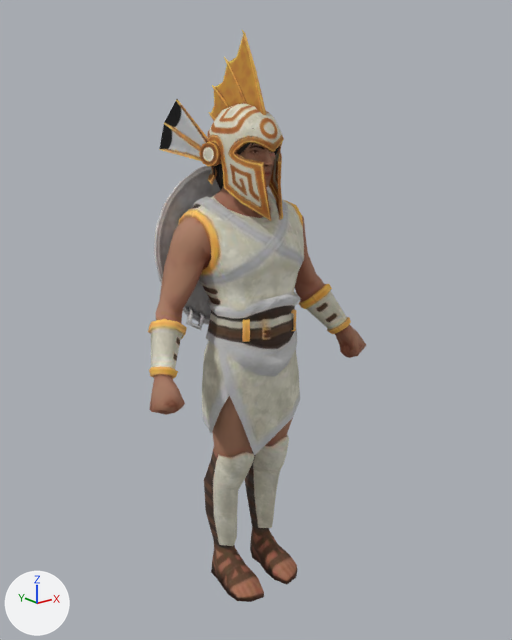
The glTF model public/assets/unit-models/122-fanatichero.glb: old version first, new version second.
Both versions are drawn from a camera (50 mm lens) standing at (-1.76, -2.23, 2.14) and looking at (0.03, 0.0, 1.24). The axes (+X, +Y, +Z) are drawn at lower left. The lights are the same throughout. The first picture is the older version. Vertices at exactly the same position are counted once.

Before the edit, the objects in view are built like this:
```python
me_mesh_0 = bpy.data.meshes.new('Mesh_0')
me_mesh_0.from_pydata(...)  # 1608 vertices, 3028 faces; spans x -0.56..0.56, y -0.19..0.33, z 0.01..2.38
# faces by material slot: [2418, 362, 248]
me_mesh_0.materials.append(mat_material_0)  # picture img_image_0
me_mesh_0.materials.append(mat_material_1)  # picture img_image_1
me_mesh_0.materials.append(mat_material_2)  # picture img_image_2
ob_mesh_0 = bpy.data.objects.new('Mesh_0', me_mesh_0)
ob_mesh_0.location = (0.0, 0.0, 0.0)
```
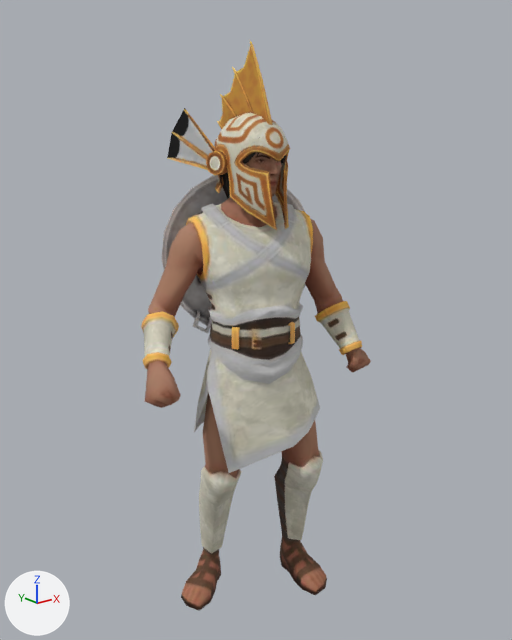
Where the change shows, as pixel boxes (x1, y1, x2, y2) in the pictures (512 x 640 px; the box of a moved part takes in the faces that stretch with it):
'Mesh_0', reshaped
    before: (148, 30, 366, 602)
    after: (141, 39, 371, 611)
part 1 of me_mesh_0, moved or reshaped (mostly hidden)
    before: (212, 143, 280, 190)
    after: (219, 137, 286, 199)
part 2 of me_mesh_0, moved or reshaped
    before: (242, 319, 250, 342)
    after: (232, 327, 240, 350)
part 3 of me_mesh_0, moved or reshaped
    before: (291, 309, 296, 331)
    after: (288, 322, 295, 344)
part 4 of me_mesh_0, moved or reshaped
    before: (159, 99, 211, 161)
    after: (167, 108, 217, 170)
part 5 of me_mesh_0, moved or reshaped
    before: (207, 30, 284, 221)
    after: (214, 39, 290, 230)
part 6 of me_mesh_0, moved or reshaped
    before: (199, 142, 221, 167)
    after: (206, 151, 227, 175)
part 7 of me_mesh_0, moved or reshaped
    before: (154, 166, 272, 330)
    after: (162, 175, 306, 333)
part 8 of me_mesh_0, moved or reshaped
    before: (148, 143, 366, 602)
    after: (141, 152, 371, 611)

Patch to the scene script:
```diff
--- a/public/assets/unit-models/122-fanatichero.glb.py
+++ b/public/assets/unit-models/122-fanatichero.glb.py
@@ me_mesh_0 @@
 # used by ob_mesh_0; location = (0.0, 0.0, 0.0)
-me_mesh_0.from_pydata(...)  # 1608 vertices, 3028 faces; spans x -0.56..0.56, y -0.19..0.33, z 0.01..2.38
+me_mesh_0.from_pydata(...)  # 1608 vertices, 3028 faces; spans x -0.56..0.46, y -0.31..0.31, z 0.01..2.35
+# me_mesh_0 part 1: the loose piece of 280 vertices spanning x -0.12..0.12, y -0.09..0.18, z 1.77..2.09 is moved by (0.02, -0.01, -0.04)
+# me_mesh_0 part 2: the loose piece of 16 vertices spanning x -0.15..-0.11, y -0.14..-0.11, z 1.22..1.31 is moved by (-0.03, 0.03, -0.03)
+# me_mesh_0 part 3: the loose piece of 16 vertices spanning x 0.09..0.12, y -0.16..-0.13, z 1.22..1.31 is moved by (-0.05, -0.04, -0.03)
+# me_mesh_0 part 4: the loose piece of 6 vertices spanning x -0.25..-0.12, y 0.07..0.27, z 1.9..2.13 is moved by (0.03, -0.01, -0.04)
+# me_mesh_0 part 5: the loose piece of 176 vertices spanning x -0.13..0.13, y -0.16..0.28, z 1.68..2.38 is multiplied about its middle by the matrix ((0.999, 0.037, 0.002), (-0.037, 0.999, 0.003), (-0.002, -0.003, 1.0)), then moved by (0.02, -0.01, -0.04)
+# me_mesh_0 part 6: the loose piece of 17 vertices spanning x -0.17..-0.11, y 0.02..0.12, z 1.88..1.98 is moved by (0.02, -0.01, -0.03)
+# me_mesh_0 part 7: the loose piece of 122 vertices spanning x -0.35..0.35, y 0.13..0.33, z 1.19..1.88 is turned -18.4 degrees about the z axis through its middle, then moved by (0.08, -0.03, -0.04)
+# me_mesh_0 part 8: 951 of 1608 vertices moved; they spanned x -0.56..0.56, y -0.19..0.22, z 0.01..2.03 and now span x -0.56..0.46, y -0.31..0.23, z 0.01..1.99; mean shift (0.0, -0.03, -0.03); largest move (-0.07, -0.17, 0.01) -> (-0.34, -0.07, 0.01)
+# other edits to the shape of me_mesh_0 do not show in these pictures
 me_mesh_0.materials.append(mat_material_0)
```
